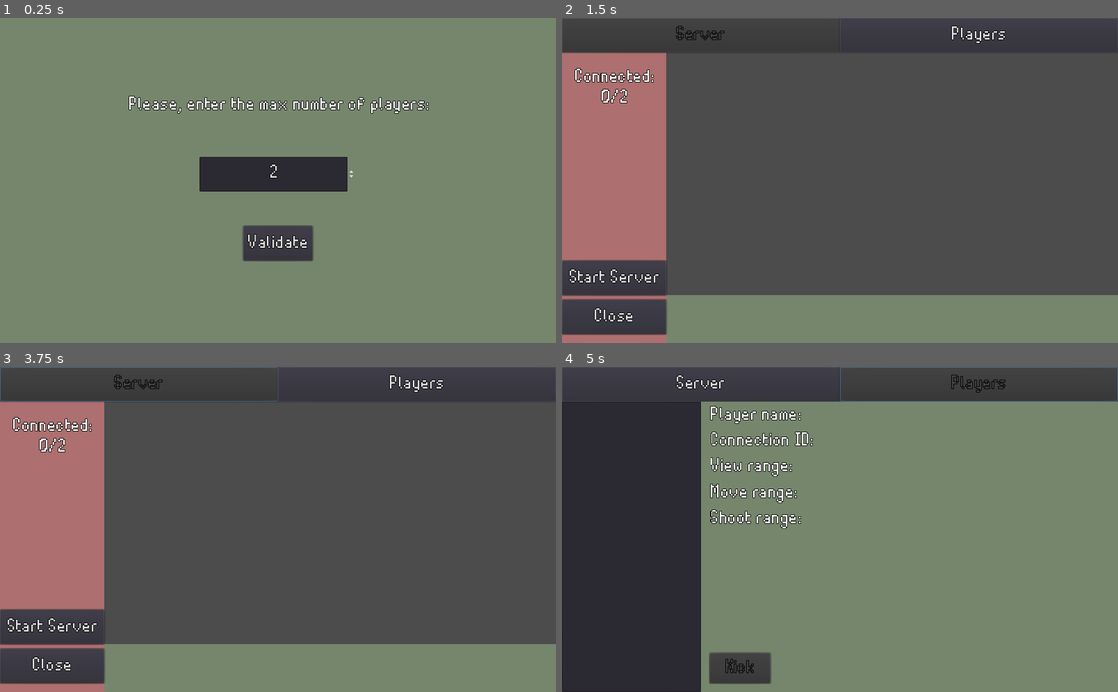
Above: before the commit, frames 1-4 (two rows, left to right).
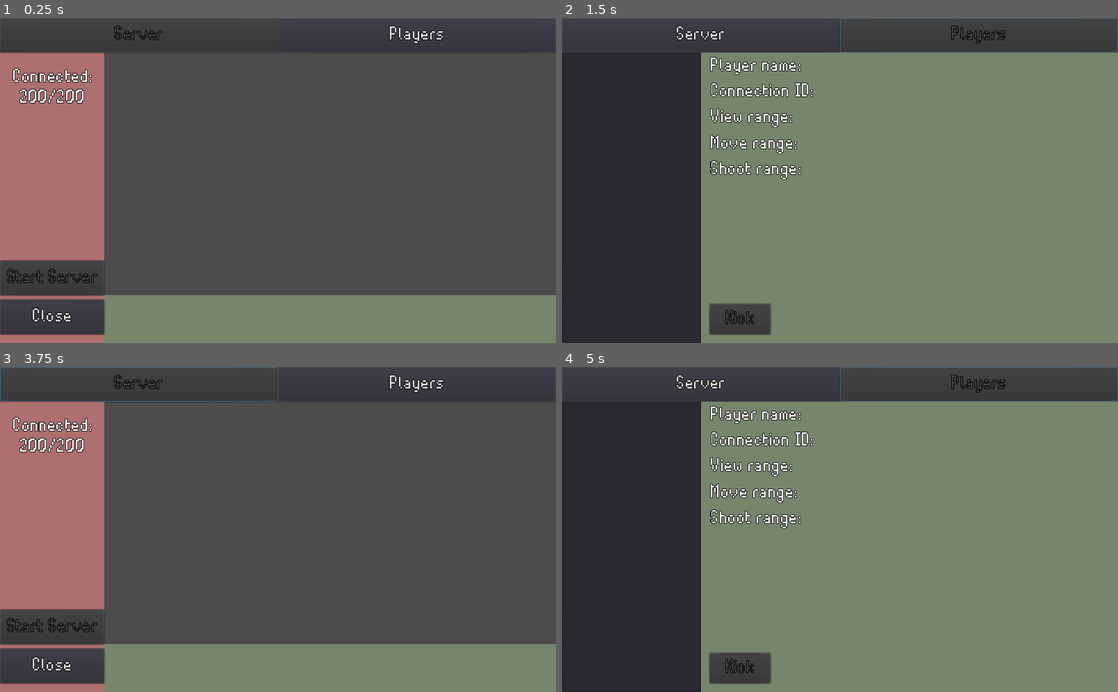
Above: after the commit, the same moments.

Repository: YoAMIOT/Boattle
Game: Godot game, scene res://scenes/Server.tscn
Same seed, same stepped clock (60 frames per second), same inputs: the game is played once before the commit and once after it.
Inputs (mouse positions are in pixels of both pictures, inside the frame that each line leads up to):
- Up to frame 1 (0.25 s): no input
- Up to frame 2 (1.5 s): click "Players" at 0.5 s; click (840, 242) at 1.25 s, where only the run before the commit has a clickable "Validate"
- Up to frame 3 (3.75 s): click (417, 383) at 2 s, where only the run before the commit has a clickable "Players"; click (50, 627) at 2.75 s, where only the run before the commit has a clickable "Start Server"; click "Server" at 3.5 s
- Up to frame 4 (5 s): click "Players" at 4.25 s

The runs differ from the first frame. In frame 1, 87% of the frame differs, in the area x 0-100%, y 0-100%; in frame 2, 76%; in frame 3, 0.6%; in frame 4, less than 0.1%.

Commit message:
fixed the font problem on server

Diff:
--- a/BoattleServer/ressources/font/TiwipiFont.tres
+++ b/BoattleServer/ressources/font/TiwipiFont.tres
@@ -1,6 +1,6 @@
 [gd_resource type="DynamicFont" load_steps=2 format=2]
 
-[ext_resource path="res://ressources/Font/tiwipipixels.ttf" type="DynamicFontData" id=1]
+[ext_resource path="res://ressources/font/tiwipipixels.ttf" type="DynamicFontData" id=1]
 
 [resource]
 size = 30
--- a/BoattleServer/ressources/font/TiwipiFontSmall.tres
+++ b/BoattleServer/ressources/font/TiwipiFontSmall.tres
@@ -1,6 +1,6 @@
 [gd_resource type="DynamicFont" load_steps=2 format=2]
 
-[ext_resource path="res://ressources/Font/tiwipipixels.ttf" type="DynamicFontData" id=1]
+[ext_resource path="res://ressources/font/tiwipipixels.ttf" type="DynamicFontData" id=1]
 
 [resource]
 size = 20
--- a/BoattleServer/scenes/Server.tscn
+++ b/BoattleServer/scenes/Server.tscn
@@ -295,6 +295,7 @@
 text = "Cancel"
 
 [node name="MaxPlayerMenu" type="Control" parent="Ui"]
+visible = false
 anchor_right = 1.0
 anchor_bottom = 1.0
 __meta__ = {
